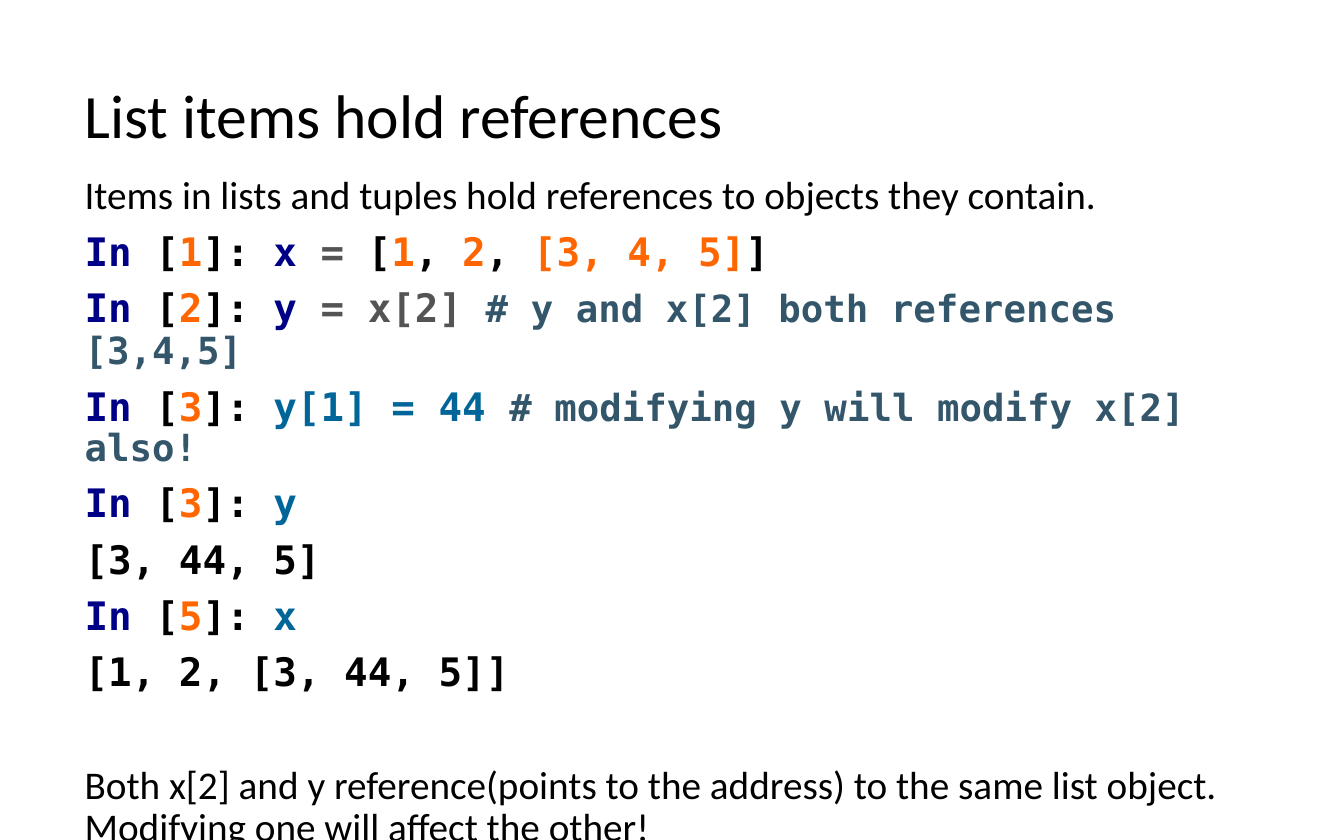
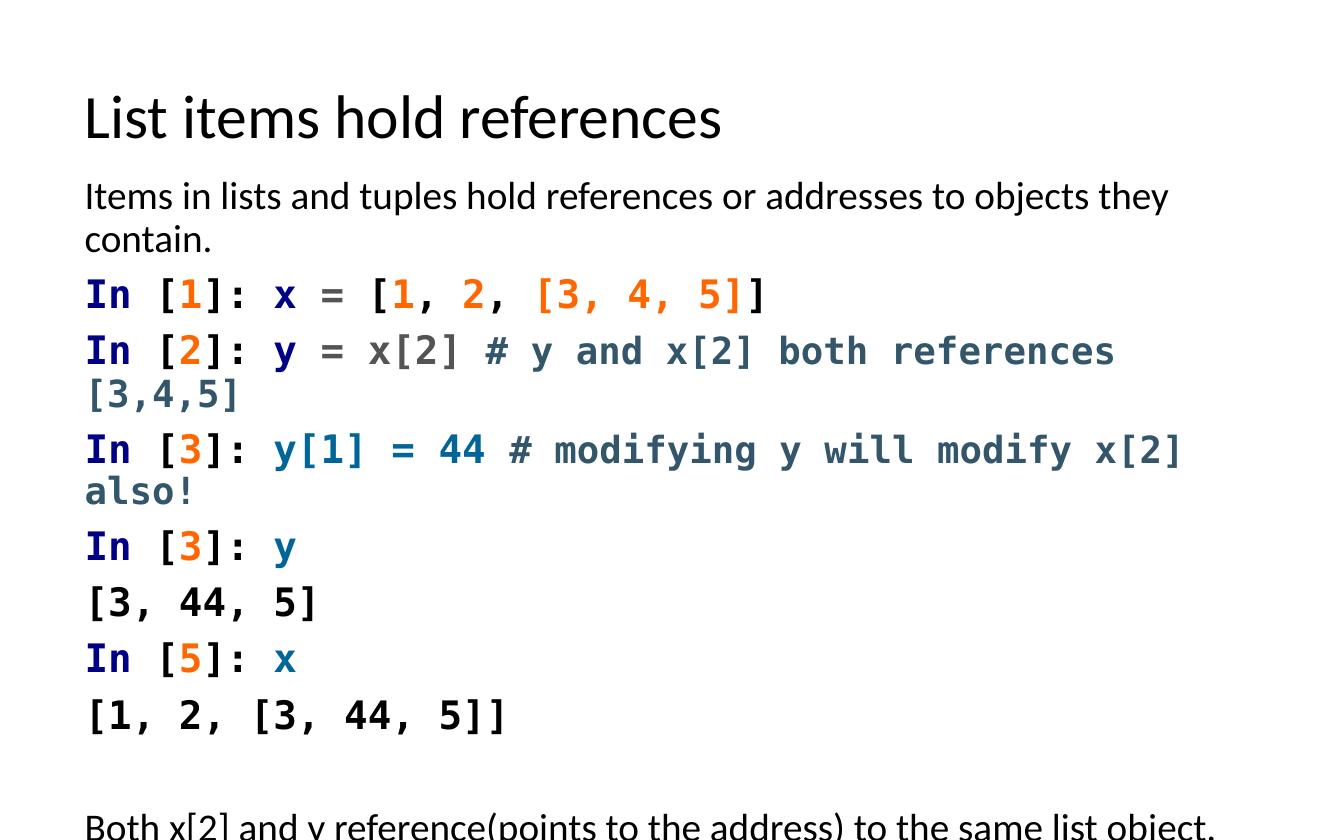
Before and after one commit to LongBaoNguyen/longbaonguyen.github.io, a slide deck: slide 31 of courses/apcsp/lect6.pptx (slide 29 before the commit). Drawn at 1344x840 pixels with LibreOffice and Linux fonts; fonts in the diff are those of the drawing. Boxes give left, top, right and bottom in pixels: in the first picture for what was removed or moved away, otherwise in the second. Text is boxed around its words. In the diff, an @@ line names an element or a change of style, - is before the commit and + after.

```diff
--- a/courses/apcsp/lect6.pptx
+++ b/courses/apcsp/lect6.pptx
@@ text at (85,181,1169,253): text changed @@
-Items in lists and tuples hold references to objects they contain.
+Items in lists and tuples hold references or addresses to objects they contain.
```
Also in this commit, not shown: 1 other slide changed, 2 slides added, 1 other file.
